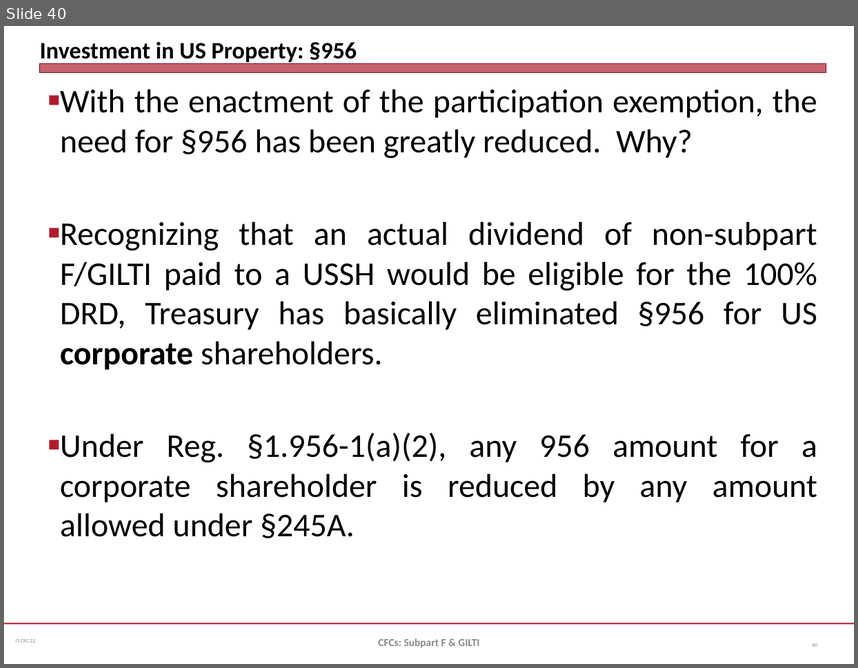
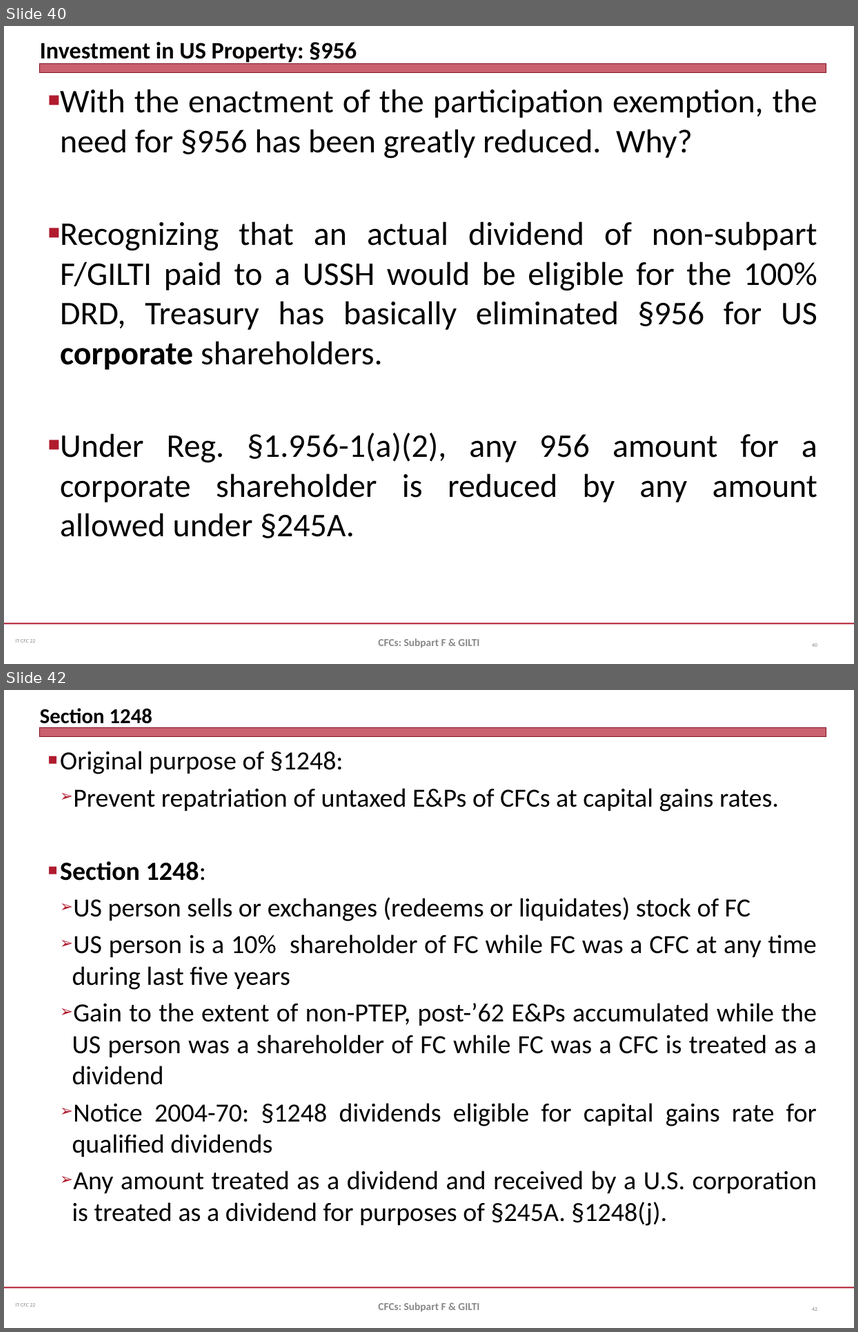
Before and after one commit to jmc877/International-Tax, a slide deck: slides/IT_CFC_22_1.pptx. Shown one above the other, each under a label of ours: slide 40 before the commit, slides 40 and 42 after it; the slides between them are not shown. The pictures are 858x668 and 858x1332 pixels, drawn with LibreOffice and Linux fonts; fonts in the diff are those of the drawing. Boxes give left, top, right and bottom in pixels: in the first picture for what was removed or moved away, otherwise in the second. Text is boxed around its words. In the diff, an @@ line names an element or a change of style, - is before the commit and + after.

```diff
--- a/slides/IT_CFC_22_1.pptx
+++ b/slides/IT_CFC_22_1.pptx
@@ slide 42 added at (x1=4, y1=690, x2=854, y2=1328), background #FFFFFF; not listed: 3 template elements that a slide beside it also shows @@
@@ title added at (x1=40, y1=708, x2=152, y2=729), 18 pt, text #000000, bold @@
+Section 1248
@@ text added at (x1=60, y1=751, x2=818, y2=1225), 22.2 pt, text #000000 @@
+■ Original purpose of §1248:
+  ➢ Prevent repatriation of untaxed E&Ps of CFCs at capital gains rates.
+■ Section 1248:
+  ➢ US person sells or exchanges (redeems or liquidates) stock of FC
+  ➢ US person is a 10% shareholder of FC while FC was a CFC at any time during last five years
+  ➢ Gain to the extent of non-PTEP, post-’62 E&Ps accumulated while the US person was a shareholder of FC while FC was a CFC is treated as a dividend
+  ➢ Notice 2004-70: §1248 dividends eligible for capital gains rate for qualified dividends
+  ➢ Any amount treated as a dividend and received by a U.S. corporation is treated as a dividend for purposes of §245A. §1248(j).
@@ text added at (x1=378, y1=1302, x2=479, y2=1312), 9 pt, text #898989, bold @@
+CFCs: Subpart F & GILTI
@@ page number added at (x1=812, y1=1307, x2=818, y2=1310), 4.5 pt, text #808080 @@
+42
```
Also in this commit, not shown: 6 other slides added, 2 other files.
